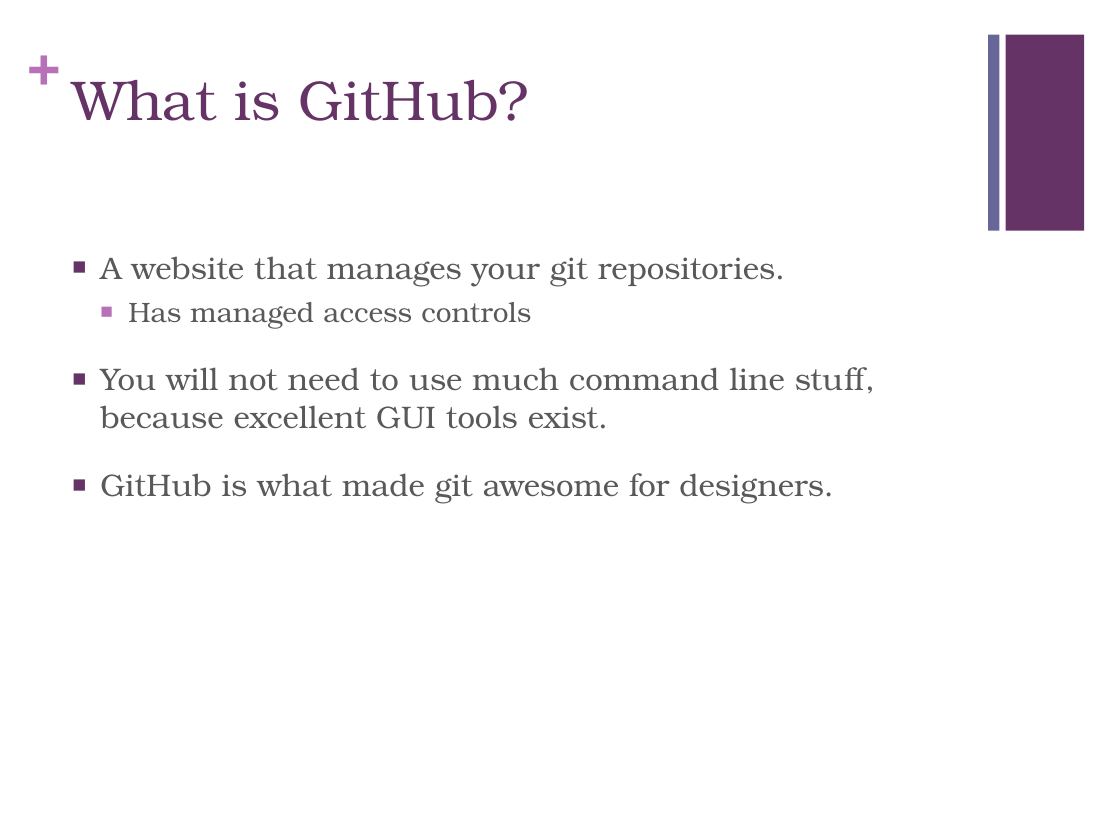
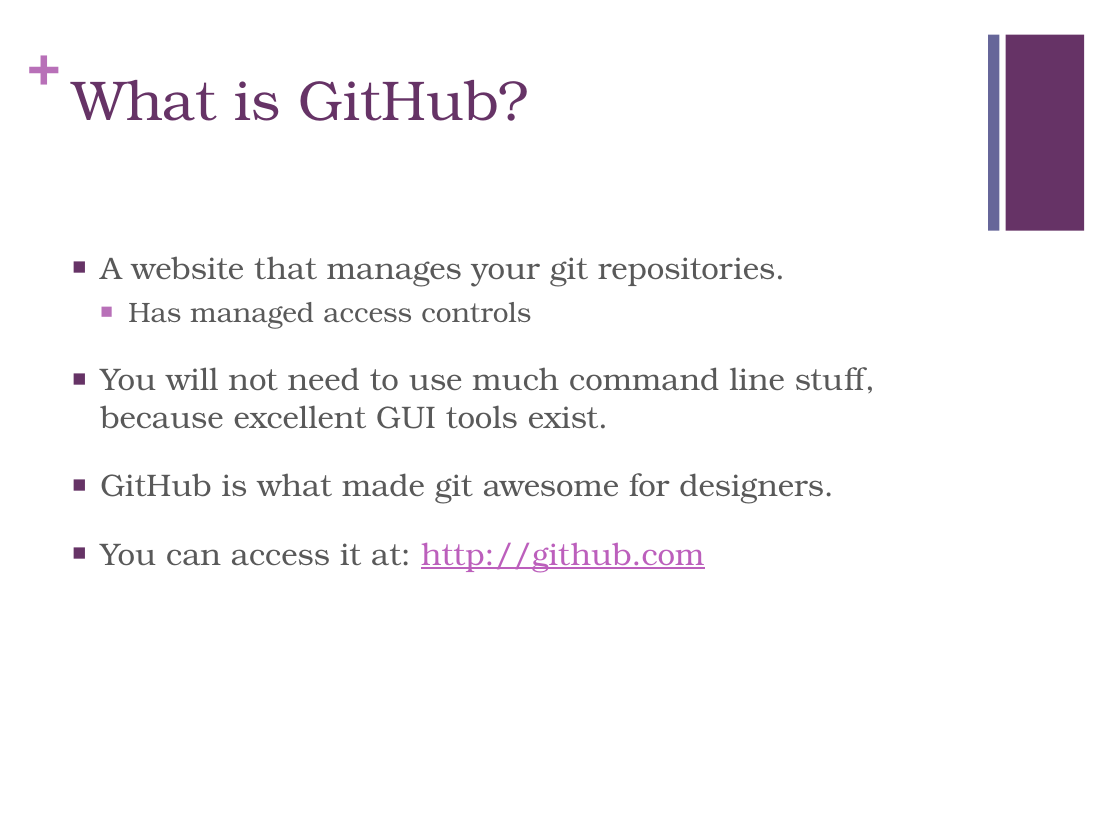
Before and after one commit to RyanCopley/git-for-designers, a slide deck: slide 3 of Presentation.pptx. Drawn at 1120x840 pixels with LibreOffice and Linux fonts; fonts in the diff are those of the drawing. Boxes give left, top, right and bottom in pixels: in the first picture for what was removed or moved away, otherwise in the second. Text is boxed around its words. In the diff, an @@ line names an element or a change of style, - is before the commit and + after.

Commit message:
I don't remember what this is D:

```diff
--- a/Presentation.pptx
+++ b/Presentation.pptx
@@ text at (100, 542, 704, 573): paragraph added @@
+■ You can access it at: http://github.com
```
Also in this commit, not shown: 2 other slides changed.
